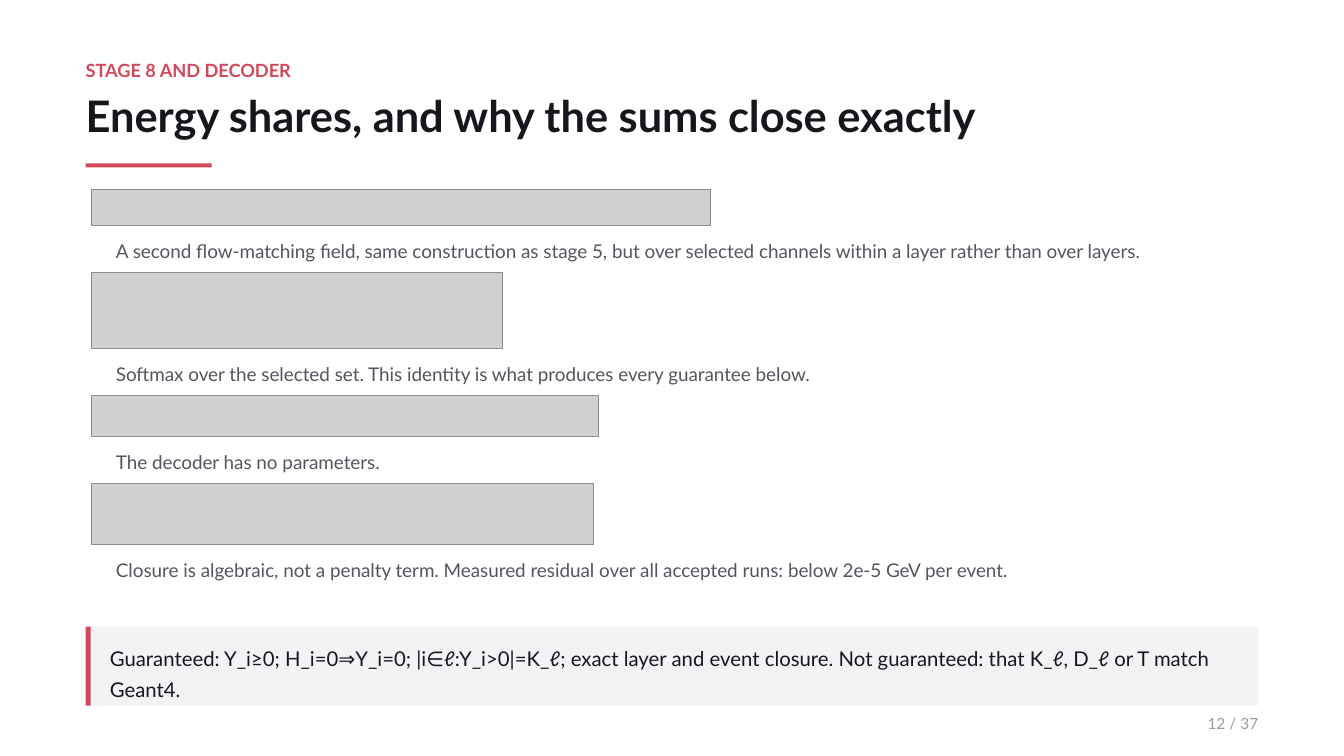
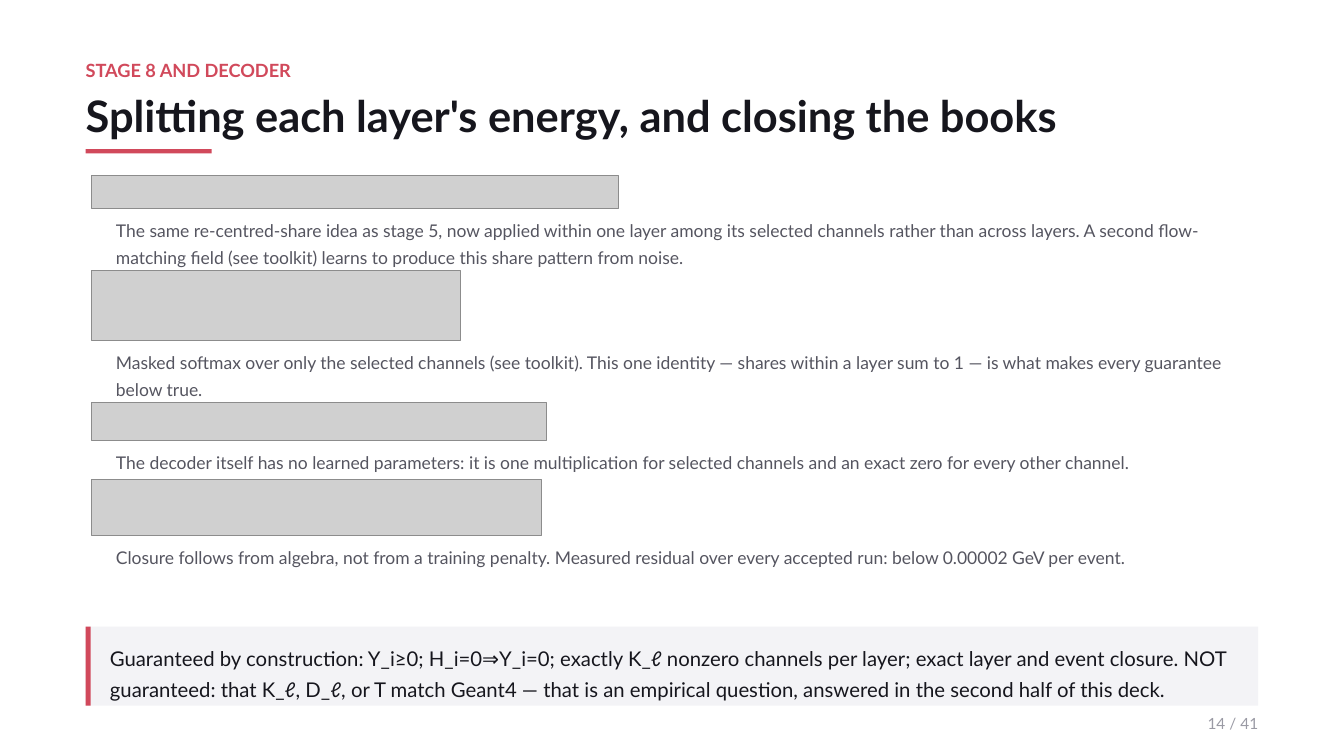
Before and after one commit to JulianAttemptsCoding/Fast-MC-CBSC, a slide deck: slide 14 of exhibition/c2st_20260728/CBSC_ZDC_FastMC_overview.pptx (slide 12 before the commit). Drawn at 1344x756 pixels with LibreOffice and Linux fonts; fonts in the diff are those of the drawing; grey boxes stand for pictures. Boxes give left, top, right and bottom in pixels: in the first picture for what was removed or moved away, otherwise in the second. Text is boxed around its words. In the diff, an @@ line names an element or a change of style, - is before the commit and + after.

```diff
--- a/exhibition/c2st_20260728/CBSC_ZDC_FastMC_overview.pptx
+++ b/exhibition/c2st_20260728/CBSC_ZDC_FastMC_overview.pptx
@@ text at [86, 99, 1057, 140]: text changed @@
-Energy shares, and why the sums close exactly
+Splitting each layer's energy, and closing the books
@@ rectangle: place and size @@
-rectangle at [86, 163, 212, 167]
+rectangle at [86, 149, 212, 153]
@@ picture: place and size @@
-picture at [92, 190, 711, 226]
+picture at [92, 175, 618, 209]
@@ text at [116, 224, 1198, 267]: text changed; size 13.5 to 12.5 pt @@
-A second flow-matching field, same construction as stage 5, but over selected channels within a layer rather than over layers.
+The same re-centred-share idea as stage 5, now applied within one layer among its selected channels rather than across layers. A second flow-matching field (see toolkit) learns to produce this share pattern from noise.
@@ picture: place and size @@
-picture at [92, 272, 503, 349]
+picture at [92, 270, 461, 340]
@@ text at [116, 355, 1222, 396]: text changed; size 13.5 to 12.5 pt @@
-Softmax over the selected set. This identity is what produces every guarantee below.
+Masked softmax over only the selected channels (see toolkit). This one identity — shares within a layer sum to 1 — is what makes every guarantee below true.
@@ picture: place and size @@
-picture at [92, 395, 599, 437]
+picture at [92, 402, 546, 440]
@@ text at [116, 456, 1129, 472]: text changed; size 13.5 to 12.5 pt @@
-The decoder has no parameters.
+The decoder itself has no learned parameters: it is one multiplication for selected channels and an exact zero for every other channel.
@@ picture: place and size @@
-picture at [92, 484, 594, 544]
+picture at [92, 480, 541, 535]
@@ text at [116, 551, 1125, 567]: text changed; size 13.5 to 12.5 pt @@
-Closure is algebraic, not a penalty term. Measured residual over all accepted runs: below 2e-5 GeV per event.
+Closure follows from algebra, not from a training penalty. Measured residual over every accepted run: below 0.00002 GeV per event.
@@ text at [110, 651, 1227, 701]: text changed @@
-Guaranteed: Y_i≥0; H_i=0⇒Y_i=0; |i∈ℓ:Y_i>0|=K_ℓ; exact layer and event closure. Not guaranteed: that K_ℓ, D_ℓ or T match Geant4.
+Guaranteed by construction: Y_i≥0; H_i=0⇒Y_i=0; exactly K_ℓ nonzero channels per layer; exact layer and event closure. NOT guaranteed: that K_ℓ, D_ℓ, or T match Geant4 — that is an empirical question, answered in the second half of this deck.
@@ text at [1208, 718, 1258, 729]: text changed @@
-12 / 37
+14 / 41
```
Also in this commit, not shown: 18 other slides changed, 22 slides added, 18 slides removed, 12 other files.
